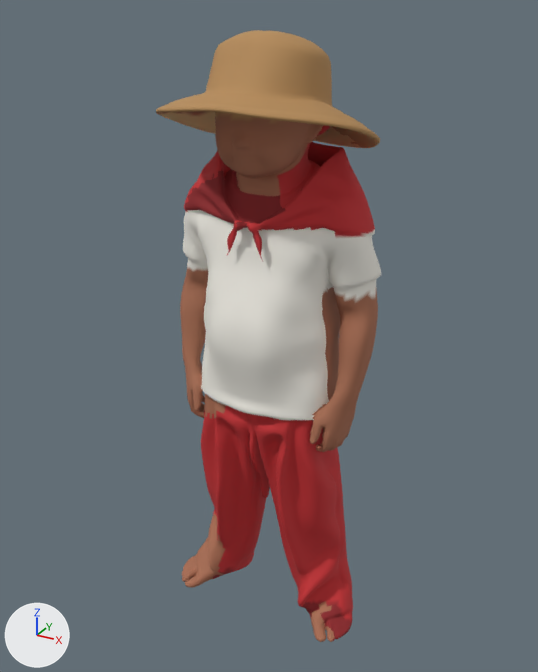
Before and after pictures for a commit that changed the glTF model assets/models/wikalino-batang-pinoy-explorer.glb.
Camera for both pictures: a 50 mm lens placed at (1.027, -1.862, 1.951), pointed at (-0.01, 0.024, 1.008). Arrows for +X, +Y and +Z are at lower left; the lights stay in place. The picture after the commit comes second. Vertices at exactly the same position are counted once.

Before the edit, the objects in view are built like this:
```python
me_model = bpy.data.meshes.new('model')
me_model.from_pydata(...)  # 16633 vertices, 33286 faces; spans x -0.34..0.34, y -0.28..0.28, z 0.0..1.9
me_model.materials.append(mat_batang_pinoy_attire_colors)
ob_model = bpy.data.objects.new('model', me_model)
ob_model.location = (0.0, 0.0, 0.0)
```
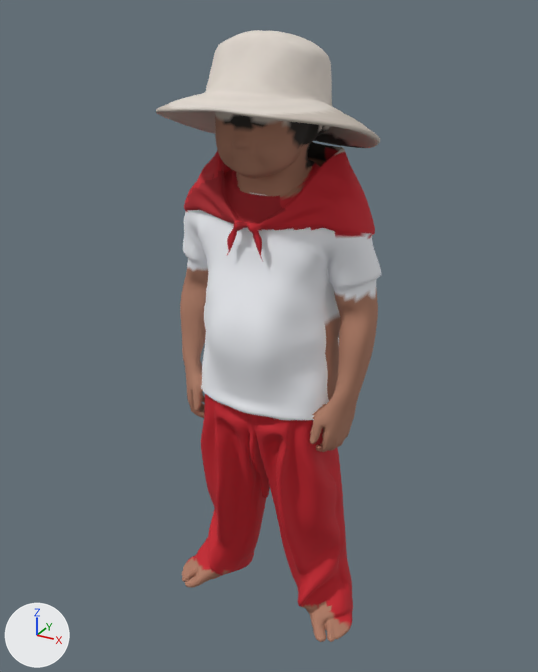
Where the change shows, as pixel boxes [x1, y1, x2, y2] in the pictures (538 x 672 px):
```json
{"part": 1, "of": "me_model", "change": "recoloured", "before": [184, 126, 375, 629], "after": [184, 126, 375, 629]}
{"part": 2, "of": "me_model", "change": "recoloured", "before": [156, 30, 382, 642], "after": [156, 30, 382, 642]}
{"part": 3, "of": "me_model", "change": "recoloured", "before": [187, 116, 375, 575], "after": [187, 116, 375, 575]}
```

Edits to the scene script, one JSON object a line:
```json
{"block": "me_model", "where": "me_model.from_pydata(...)  # 16633 vertices, 33286 faces; spans x -0.34..0.34, y -0.28..0.28, z 0.0..1.9"}
{"block": "me_model", "where": "# used by ob_model"}
{"block": "me_model", "change": "me_model part 1: 14063 faces centred in x -0.33..0.34, y -0.14..0.24, z 0.0..1.69 are repainted in the vertex colours; the middle colour goes from red #c52e32 to red #c51c2a"}
{"block": "me_model", "change": "me_model part 2: 17202 faces centred in x -0.34..0.34, y -0.28..0.25, z 0.0..1.9 are repainted in the vertex colours; the middle colour goes from orange #b58b58 to light grey #c8bdb2"}
{"block": "me_model", "change": "me_model part 3: 2021 faces centred in x -0.34..0.3, y -0.14..0.28, z 0.01..1.71 are repainted in the vertex colours; the middle colour goes from brown #a96e53 to red #c51c2a"}
```
